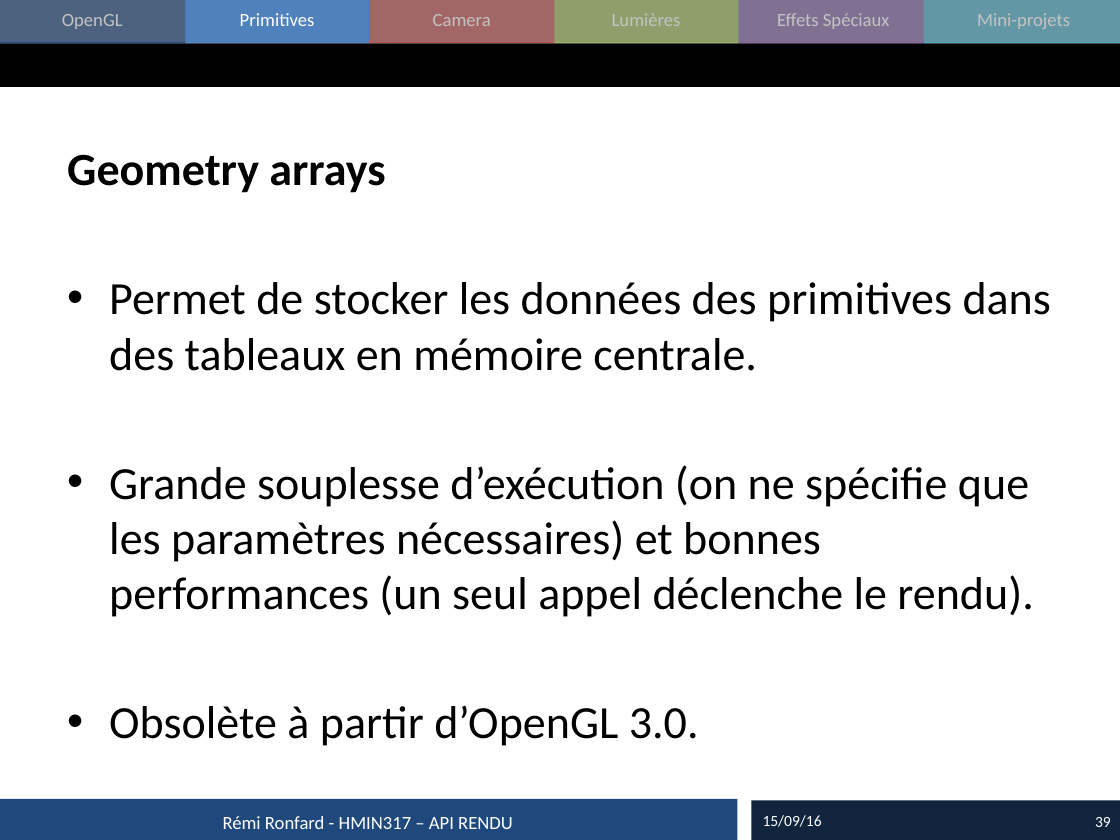
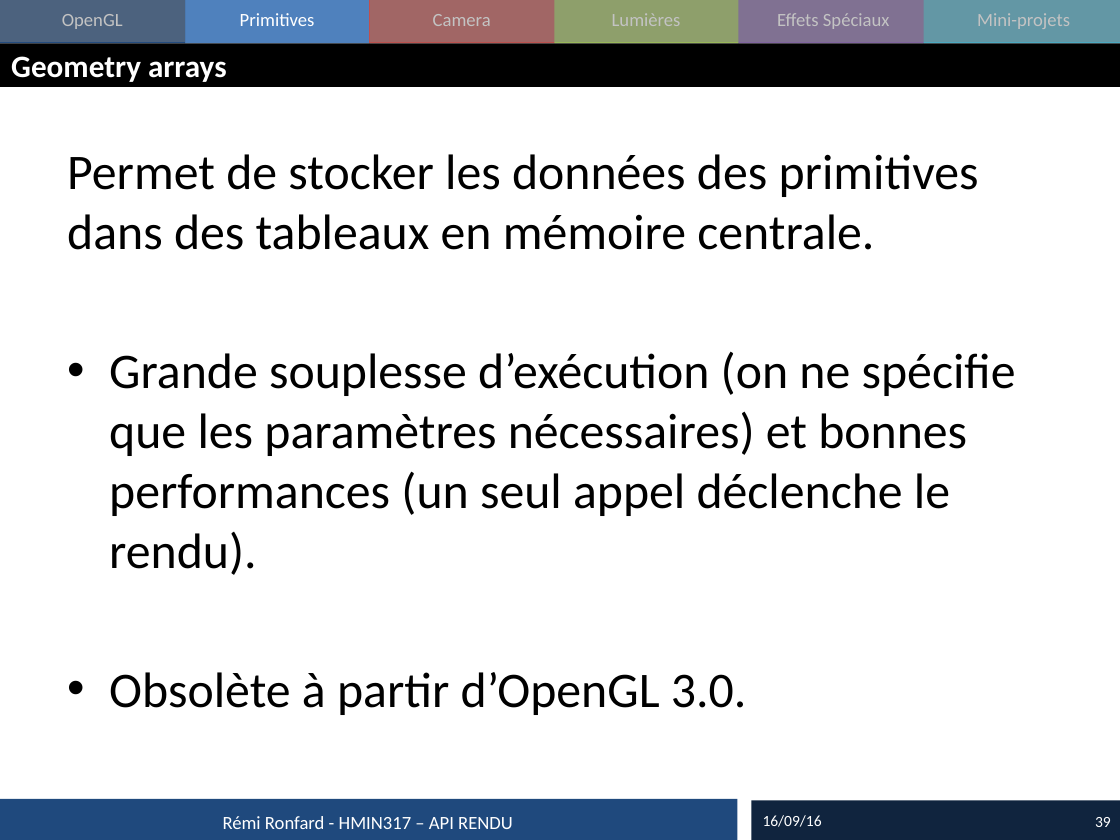
Before and after one commit to master-imagina/hmin317, a slide deck: slide 39 of cours/2016_01_Rendu.pptx. Drawn at 1120x840 pixels with LibreOffice and Linux fonts; fonts in the diff are those of the drawing. Boxes give left, top, right and bottom in pixels: in the first picture for what was removed or moved away, otherwise in the second. Text is boxed around its words. In the diff, an @@ line names an element or a change of style, - is before the commit and + after.

```diff
--- a/cours/2016_01_Rendu.pptx
+++ b/cours/2016_01_Rendu.pptx
@@ title added at [11, 56, 227, 82], 20 pt, text #FFFFFF, bold @@
+Geometry arrays
@@ text "Permet de stocker les données ..." at [67, 154, 1016, 715]: size 29.6 to 32 pt; bullet • to none @@
@@ text at [67, 154, 385, 193]: paragraph removed @@
-Geometry arrays
@@ text at [763, 815, 822, 827]: text changed @@
-15/09/16
+16/09/16
```
Also in this commit, not shown: 19 other slides changed, 1 slide added, 3 other files.
